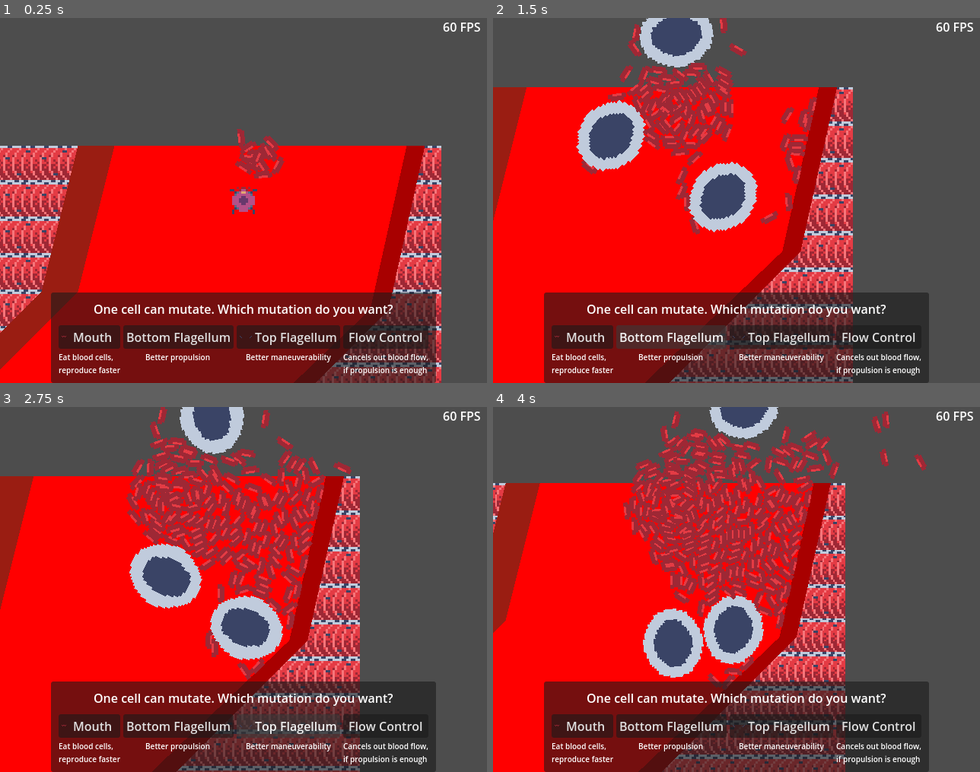
Above: before the commit, frames 1-4 (two rows, left to right).
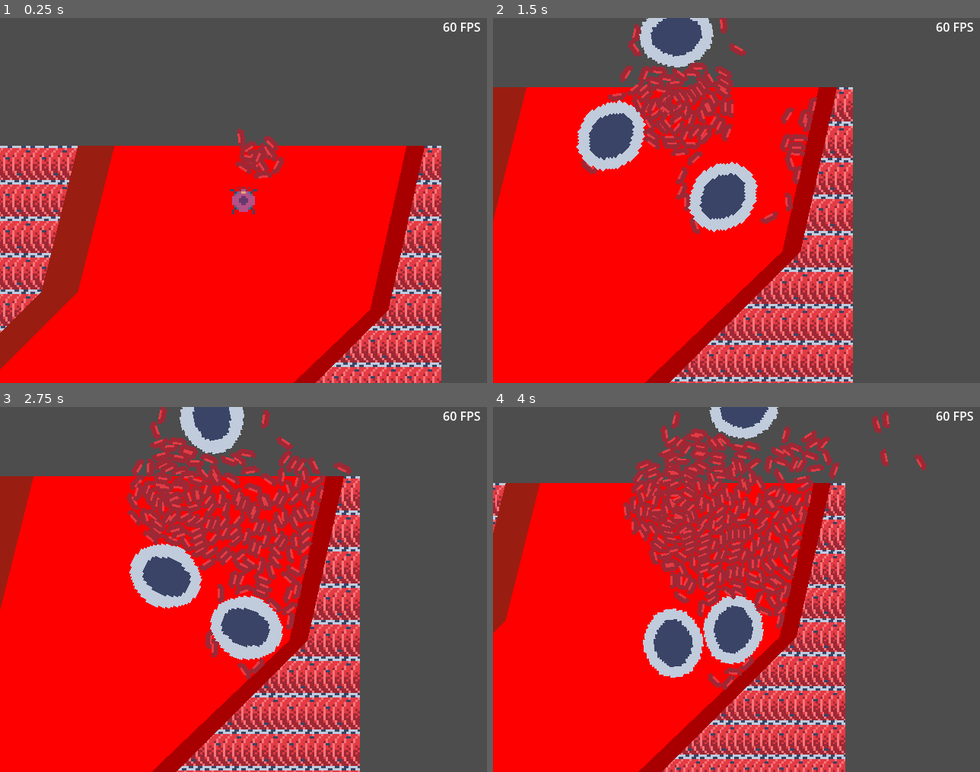
Above: after the commit, the same moments.

Repository: BertrandBordage/Bloody-Sarcoma
Game: Godot game, scene res://level_0.tscn
Two runs of this game, one before a commit and one after it. Both use one fixed random seed, a clock stepped at 60 frames per second and the inputs below.
Inputs (mouse positions are in pixels of both pictures, inside the frame that each line leads up to):
- Up to frame 1 (0.25 s): no input
- Up to frame 2 (1.5 s): click (580, 335) at 0.5 s, where only the run before the commit has a clickable "Mouth"; click (673, 335) at 1.25 s, where only the run before the commit has a clickable "Bottom Flagellum"
- Up to frame 3 (2.75 s): click (287, 724) at 2 s, where only the run before the commit has a clickable "Top Flagellum"
- Up to frame 4 (4 s): click (877, 724) at 2.75 s, where only the run before the commit has a clickable "Flow Control"; move the mouse to (843, 571) at 3.52 s; hold Right (ui_right) from 3.53 s (still down); click (843, 571) at 3.67 s

The runs differ from the first frame. In frame 1, 20% of the frame differs, in the area x 10-90%, y 75-100%; in frame 2, 19%; in frame 3, 19%; in frame 4, 19%.

Commit message:
Implements sacrifice.

Diff:
--- a/cancer_cell.gd
+++ b/cancer_cell.gd
@@ -47,6 +47,28 @@
     has_top_flagellum = has_top_flagellum
     has_bottom_flagellum = has_bottom_flagellum
     animation = animation
+
+
+func _process(_delta):
+    if food >= FOOD_FOR_MITOSIS and can_perform_mitosis():
+        food -= FOOD_FOR_MITOSIS
+        start_mitosis()
+
+
+func get_mutations_count() -> int:
+    var count: int = 0
+    if has_light:
+        count += 1
+    if has_mouth:
+        count += 1
+    if has_flow_control:
+        count += 1
+    if has_top_flagellum:
+        count += 1
+    if has_bottom_flagellum:
+        count += 1
+    return count
+
 
 
 func set_animation_for_movement(movement: Vector2) -> void:
@@ -100,9 +122,6 @@
 
 func _on_attack_area_damage_dealt(earned_food):
     food += earned_food
-    if food >= FOOD_FOR_MITOSIS and can_perform_mitosis():
-        food -= FOOD_FOR_MITOSIS
-        start_mitosis()
 
 
 func take_damage(damage: float) -> float:
--- a/playable_cell_cluster.gd
+++ b/playable_cell_cluster.gd
@@ -8,11 +8,30 @@
 @onready var smoothed_zoom: Vector2 = initial_zoom
 @onready var spawn_exclusion_global_transform: Transform2D
 @onready var spawn_exclusion_polygon: PackedVector2Array
+var available_mutations: int = 0
 
 
 func _process(_delta):
     spawn_exclusion_global_transform = %SpawnExclusionShape.global_transform
     spawn_exclusion_polygon = spawn_exclusion_global_transform * %SpawnExclusionShape.polygon
+    var count: int = 0
+    var missing_mouths: int = 0
+    var missing_top_flagellums: int = 0
+    var missing_bottom_flagellums: int = 0
+    var missing_flow_controls: int = 0
+    for cell in %CancerCellCluster.get_children():
+        count += 1
+        missing_mouths += 0 if cell.has_mouth else 1
+        missing_top_flagellums += 0 if cell.has_top_flagellum else 1
+        missing_bottom_flagellums += 0 if cell.has_bottom_flagellum else 1
+        missing_flow_controls += 0 if cell.has_flow_control else 1
+
+    %SacrificeUI.visible = count > 1
+    %MutateUI.visible = available_mutations > 0
+    %MouthButton.disabled = missing_mouths == 0
+    %TopFlagellumButton.disabled = missing_top_flagellums == 0
+    %BottomFlagellumButton.disabled = missing_bottom_flagellums == 0
+    %FlowControlButton.disabled = missing_flow_controls == 0
 
 
 func _physics_process(_delta):
@@ -39,10 +58,32 @@
     body.queue_free()
 
 
+func get_least_mutated_cell():
+    var min_mutations: int = 100
+    var candidate = null
+    for cell in %CancerCellCluster.get_children():
+        var mutations_count = cell.get_mutations_count()
+        if mutations_count == 0:
+            return cell
+        if mutations_count < min_mutations:
+            min_mutations = mutations_count
+            candidate = cell
+    return candidate
+
+
+func _on_sacrifice_pressed():
+    var cell = get_least_mutated_cell()
+    if cell == null:
+        return
+    cell.queue_free()
+    available_mutations += 1
+
+
 func _on_top_flagellum_pressed():
     for cell in %CancerCellCluster.get_children():
         if not cell.has_top_flagellum:
             cell.has_top_flagellum = true
+            available_mutations -= 1
             return
 
 
@@ -50,6 +91,7 @@
     for cell in %CancerCellCluster.get_children():
         if not cell.has_bottom_flagellum:
             cell.has_bottom_flagellum = true
+            available_mutations -= 1
             return
 
 
@@ -57,6 +99,7 @@
     for cell in %CancerCellCluster.get_children():
         if not cell.has_mouth:
             cell.has_mouth = true
+            available_mutations -= 1
             return
 
 
@@ -64,4 +107,5 @@
     for cell in %CancerCellCluster.get_children():
         if not cell.has_flow_control:
             cell.has_flow_control = true
+            available_mutations -= 1
             return
--- a/playable_cell_cluster.tscn
+++ b/playable_cell_cluster.tscn
@@ -1,9 +1,7 @@
-[gd_scene load_steps=9 format=3 uid="uid://11qi1e3xb58u"]
+[gd_scene load_steps=5 format=3 uid="uid://11qi1e3xb58u"]
 
 [ext_resource type="Script" path="res://playable_cell_cluster.gd" id="1_0yc8o"]
 [ext_resource type="PackedScene" uid="uid://0irp083fvy7v" path="res://cancer_cell_cluster.tscn" id="2_h8kyo"]
-[ext_resource type="Texture2D" uid="uid://bnissws3oerv5" path="res://sprites/sarcoma-cell.top-flagellum.png" id="3_kcppd"]
-[ext_resource type="Texture2D" uid="uid://cns3y6scanyk4" path="res://sprites/sarcoma-cell.mouth.png" id="4_x5lk4"]
 
 [sub_resource type="Curve2D" id="Curve2D_pckr6"]
 _data = {
@@ -13,14 +11,6 @@
 
 [sub_resource type="RectangleShape2D" id="RectangleShape2D_0i2i1"]
 size = Vector2(640, 480)
-
-[sub_resource type="AtlasTexture" id="AtlasTexture_30eao"]
-atlas = ExtResource("4_x5lk4")
-region = Rect2(0, 0, 6, 2)
-
-[sub_resource type="AtlasTexture" id="AtlasTexture_4tpnv"]
-atlas = ExtResource("3_kcppd")
-region = Rect2(0, 0, 16, 3)
 
 [node name="PlayableCellCluster" type="Node2D"]
 script = ExtResource("1_0yc8o")
@@ -55,18 +45,52 @@
 unique_name_in_owner = true
 polygon = PackedVector2Array(-192, -152, -192, 152, 192, 152, 192, -152)
 
+[node name="SacrificeUI" type="CanvasLayer" parent="."]
+unique_name_in_owner = true
+visible = false
+
+[node name="PanelContainer" type="PanelContainer" parent="SacrificeUI"]
+anchors_preset = 3
+anchor_left = 1.0
+anchor_top = 1.0
+anchor_right = 1.0
+anchor_bottom = 1.0
+offset_left = -40.0
+offset_top = -40.0
+grow_horizontal = 0
+grow_vertical = 0
+
+[node name="MarginContainer" type="MarginContainer" parent="SacrificeUI/PanelContainer"]
+layout_mode = 2
+theme_override_constants/margin_left = 10
+theme_override_constants/margin_top = 10
+theme_override_constants/margin_right = 10
+theme_override_constants/margin_bottom = 10
+
+[node name="VBoxContainer" type="VBoxContainer" parent="SacrificeUI/PanelContainer/MarginContainer"]
+layout_mode = 2
+
+[node name="SacrificeButton" type="Button" parent="SacrificeUI/PanelContainer/MarginContainer/VBoxContainer"]
+layout_mode = 2
+focus_mode = 0
+text = "Sacrifice
+one cell"
+
+[node name="Label" type="Label" parent="SacrificeUI/PanelContainer/MarginContainer/VBoxContainer"]
+layout_mode = 2
+theme_override_font_sizes/font_size = 10
+text = "Gives one mutation"
+
 [node name="MutateUI" type="CanvasLayer" parent="."]
+unique_name_in_owner = true
+visible = false
 
 [node name="PanelContainer" type="PanelContainer" parent="MutateUI"]
-anchors_preset = 7
-anchor_left = 0.5
+anchors_preset = 2
 anchor_top = 1.0
-anchor_right = 0.5
 anchor_bottom = 1.0
-offset_left = -253.0
 offset_top = -119.0
-offset_right = 253.0
-grow_horizontal = 2
+offset_right = 506.0
 grow_vertical = 0
 
 [node name="MarginContainer" type="MarginContainer" parent="MutateUI/PanelContainer"]
@@ -95,11 +119,11 @@
 [node name="MouthContainer" type="VBoxContainer" parent="MutateUI/PanelContainer/MarginContainer/VBoxContainer/HBoxContainer"]
 layout_mode = 2
 
-[node name="Mouth" type="Button" parent="MutateUI/PanelContainer/MarginContainer/VBoxContainer/HBoxContainer/MouthContainer"]
+[node name="MouthButton" type="Button" parent="MutateUI/PanelContainer/MarginContainer/VBoxContainer/HBoxContainer/MouthContainer"]
+unique_name_in_owner = true
 layout_mode = 2
 focus_mode = 0
 text = "Mouth"
-icon = SubResource("AtlasTexture_30eao")
 
 [node name="Label" type="Label" parent="MutateUI/PanelContainer/MarginContainer/VBoxContainer/HBoxContainer/MouthContainer"]
 layout_mode = 2
@@ -110,7 +134,8 @@
 [node name="BottomFlagellumContainer" type="VBoxContainer" parent="MutateUI/PanelContainer/MarginContainer/VBoxContainer/HBoxContainer"]
 layout_mode = 2
 
-[node name="BottomFlagellum" type="Button" parent="MutateUI/PanelContainer/MarginContainer/VBoxContainer/HBoxContainer/BottomFlagellumContainer"]
+[node name="BottomFlagellumButton" type="Button" parent="MutateUI/PanelContainer/MarginContainer/VBoxContainer/HBoxContainer/BottomFlagellumContainer"]
+unique_name_in_owner = true
 layout_mode = 2
 focus_mode = 0
 text = "Bottom Flagellum
@@ -125,11 +150,11 @@
 [node name="TopFlagellumContainer" type="VBoxContainer" parent="MutateUI/PanelContainer/MarginContainer/VBoxContainer/HBoxContainer"]
 layout_mode = 2
 
-[node name="TopFlagellum" type="Button" parent="MutateUI/PanelContainer/MarginContainer/VBoxContainer/HBoxContainer/TopFlagellumContainer"]
+[node name="TopFlagellumButton" type="Button" parent="MutateUI/PanelContainer/MarginContainer/VBoxContainer/HBoxContainer/TopFlagellumContainer"]
+unique_name_in_owner = true
 layout_mode = 2
 focus_mode = 0
 text = "Top Flagellum"
-icon = SubResource("AtlasTexture_4tpnv")
 
 [node name="Label" type="Label" parent="MutateUI/PanelContainer/MarginContainer/VBoxContainer/HBoxContainer/TopFlagellumContainer"]
 layout_mode = 2
@@ -140,7 +165,8 @@
 [node name="FlowControlContainer" type="VBoxContainer" parent="MutateUI/PanelContainer/MarginContainer/VBoxContainer/HBoxContainer"]
 layout_mode = 2
 
-[node name="FlowControl" type="Button" parent="MutateUI/PanelContainer/MarginContainer/VBoxContainer/HBoxContainer/FlowControlContainer"]
+[node name="FlowControlButton" type="Button" parent="MutateUI/PanelContainer/MarginContainer/VBoxContainer/HBoxContainer/FlowControlContainer"]
+unique_name_in_owner = true
 layout_mode = 2
 focus_mode = 0
 text = "Flow Control
@@ -153,7 +179,8 @@
 if propulsion is enough"
 
 [connection signal="body_exited" from="Camera2D/LoadedArea" to="." method="_on_loaded_area_body_exited"]
-[connection signal="pressed" from="MutateUI/PanelContainer/MarginContainer/VBoxContainer/HBoxContainer/MouthContainer/Mouth" to="." method="_on_mouth_pressed"]
-[connection signal="pressed" from="MutateUI/PanelContainer/MarginContainer/VBoxContainer/HBoxContainer/BottomFlagellumContainer/BottomFlagellum" to="." method="_on_bottom_flagellum_pressed"]
-[connection signal="pressed" from="MutateUI/PanelContainer/MarginContainer/VBoxContainer/HBoxContainer/TopFlagellumContainer/TopFlagellum" to="." method="_on_top_flagellum_pressed"]
-[connection signal="pressed" from="MutateUI/PanelContainer/MarginContainer/VBoxContainer/HBoxContainer/FlowControlContainer/FlowControl" to="." method="_on_flow_control_pressed"]
+[connection signal="pressed" from="SacrificeUI/PanelContainer/MarginContainer/VBoxContainer/SacrificeButton" to="." method="_on_sacrifice_pressed"]
+[connection signal="pressed" from="MutateUI/PanelContainer/MarginContainer/VBoxContainer/HBoxContainer/MouthContainer/MouthButton" to="." method="_on_mouth_pressed"]
+[connection signal="pressed" from="MutateUI/PanelContainer/MarginContainer/VBoxContainer/HBoxContainer/BottomFlagellumContainer/BottomFlagellumButton" to="." method="_on_bottom_flagellum_pressed"]
+[connection signal="pressed" from="MutateUI/PanelContainer/MarginContainer/VBoxContainer/HBoxContainer/TopFlagellumContainer/TopFlagellumButton" to="." method="_on_top_flagellum_pressed"]
+[connection signal="pressed" from="MutateUI/PanelContainer/MarginContainer/VBoxContainer/HBoxContainer/FlowControlContainer/FlowControlButton" to="." method="_on_flow_control_pressed"]
